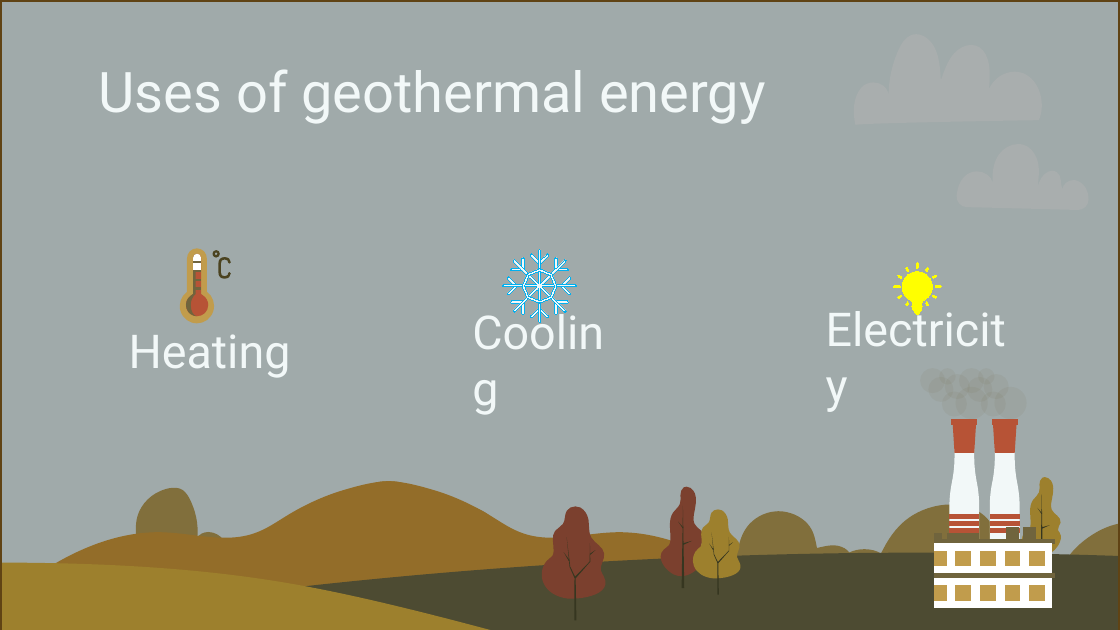
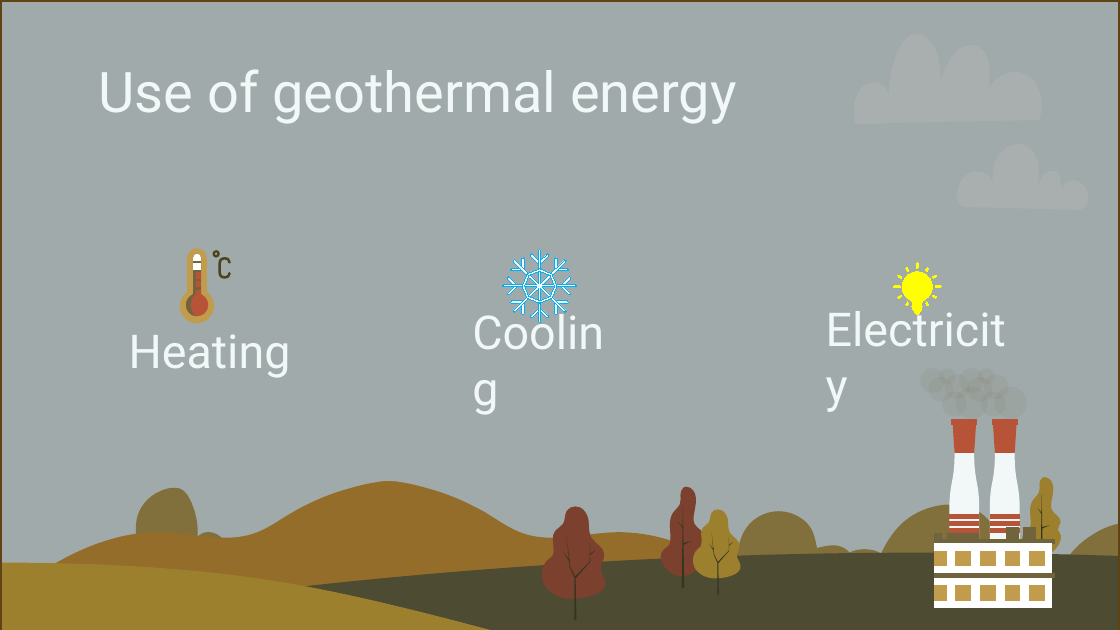
Before and after one commit to AH1M1-Org/School, a slide deck: slide 7 of Englisch/Geothermal Energy.pptx. Drawn at 1120x630 pixels with LibreOffice and Linux fonts; fonts in the diff are those of the drawing. Boxes give left, top, right and bottom in pixels: in the first picture for what was removed or moved away, otherwise in the second. Text is boxed around its words. In the diff, an @@ line names an element or a change of style, - is before the commit and + after.

```diff
--- a/Englisch/Geothermal Energy.pptx
+++ b/Englisch/Geothermal Energy.pptx
@@ title at (x1=99, y1=69, x2=737, y2=124): text changed @@
-Uses of geothermal energy
+Use of geothermal energy
```
Also in this commit, not shown: 1 other slide changed, 8 other files.
